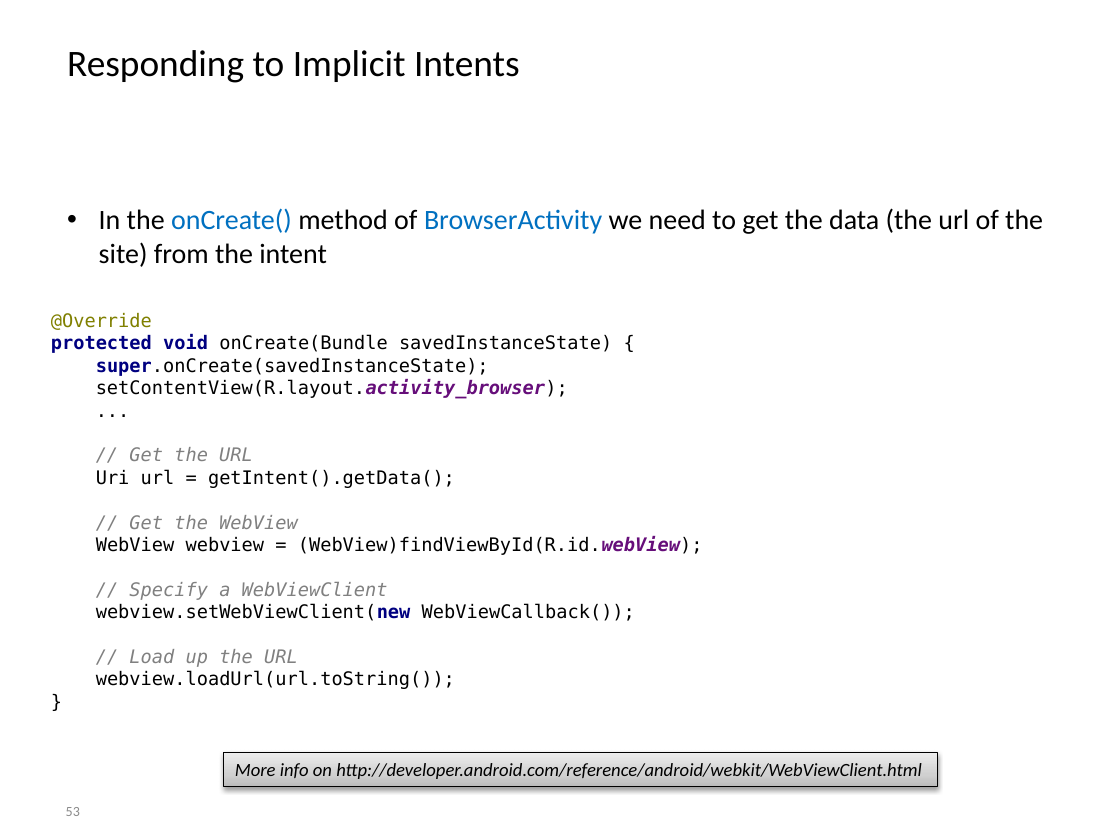
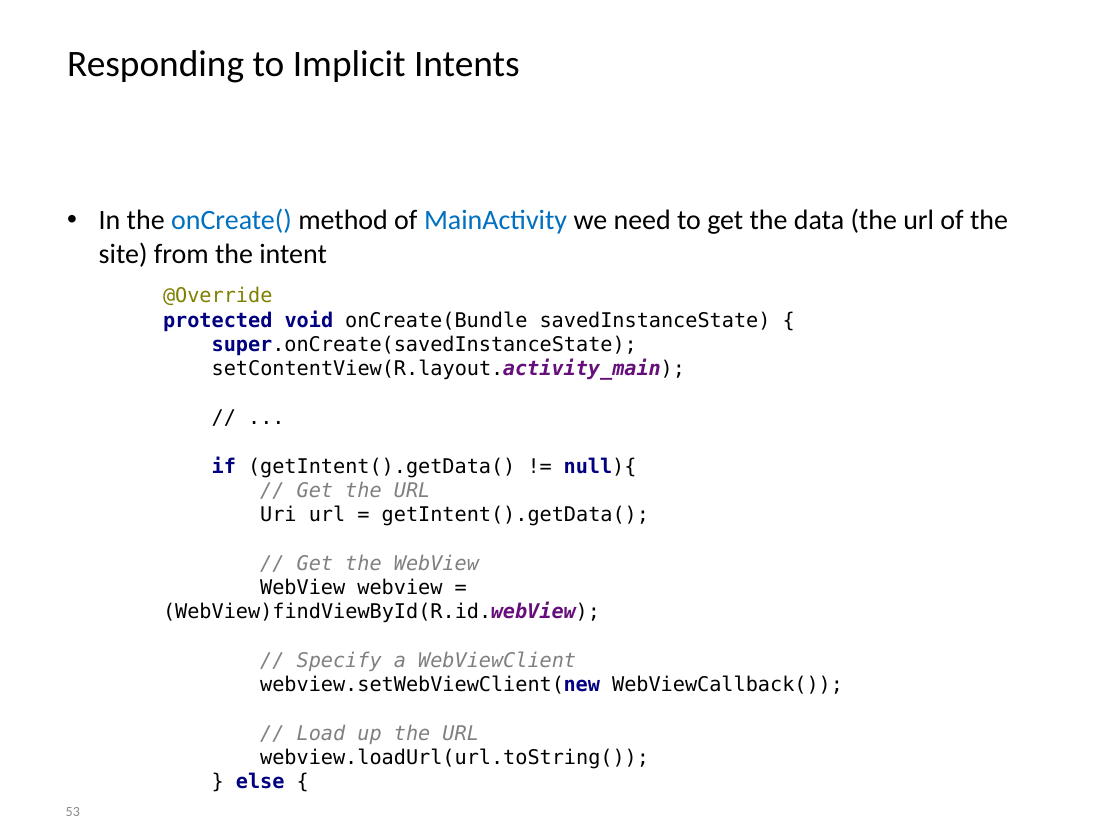
Before and after one commit to BioBoost/android_development_course, a slide deck: slide 53 of slides/chapter2_activities_fragments_intents.pptx. Drawn at 1120x840 pixels with LibreOffice and Linux fonts; fonts in the diff are those of the drawing; background and template pictures are left out. Boxes give left, top, right and bottom in pixels: in the first picture for what was removed or moved away, otherwise in the second. Text is boxed around its words. In the diff, an @@ line names an element or a change of style, - is before the commit and + after.

Commit message:
Fix browser example

```diff
--- a/slides/chapter2_activities_fragments_intents.pptx
+++ b/slides/chapter2_activities_fragments_intents.pptx
@@ text at [99, 208, 1008, 267]: text changed @@
-• In the onCreate() method of BrowserActivity we need to get the data (the url of the site) from the intent
+• In the onCreate() method of MainActivity we need to get the data (the url of the site) from the intent
@@ text at [163, 286, 843, 789]: text changed; size 12 to 13 pt @@
-@Override
-protected void onCreate(Bundle savedInstanceState) {
-super.onCreate(savedInstanceState);
-setContentView(R.layout.activity_browser);
-...
-// Get the URL
-Uri url = getIntent().getData();
-// Get the WebView
-WebView webview = (WebView)findViewById(R.id.webView);
-// Specify a WebViewClient
-webview.setWebViewClient(new WebViewCallback());
-// Load up the URL
-webview.loadUrl(url.toString());
-}
+@Override
+protected void onCreate(Bundle savedInstanceState) {
+super.onCreate(savedInstanceState);
+setContentView(R.layout.activity_main);
+// ...
+if (getIntent().getData() != null){
+// Get the URL
+Uri url = getIntent().getData();
+// Get the WebView
+WebView webview = (WebView)findViewById(R.id.webView);
+// Specify a WebViewClient
+webview.setWebViewClient(new WebViewCallback());
+// Load up the URL
+webview.loadUrl(url.toString());
+} else {
@@ rectangle removed at [224, 753, 937, 786] @@
-More info on http://developer.android.com/reference/android/webkit/WebViewClient.html
```
Also in this commit, not shown: 4 other slides changed, 1 slide added, 33 other files.
